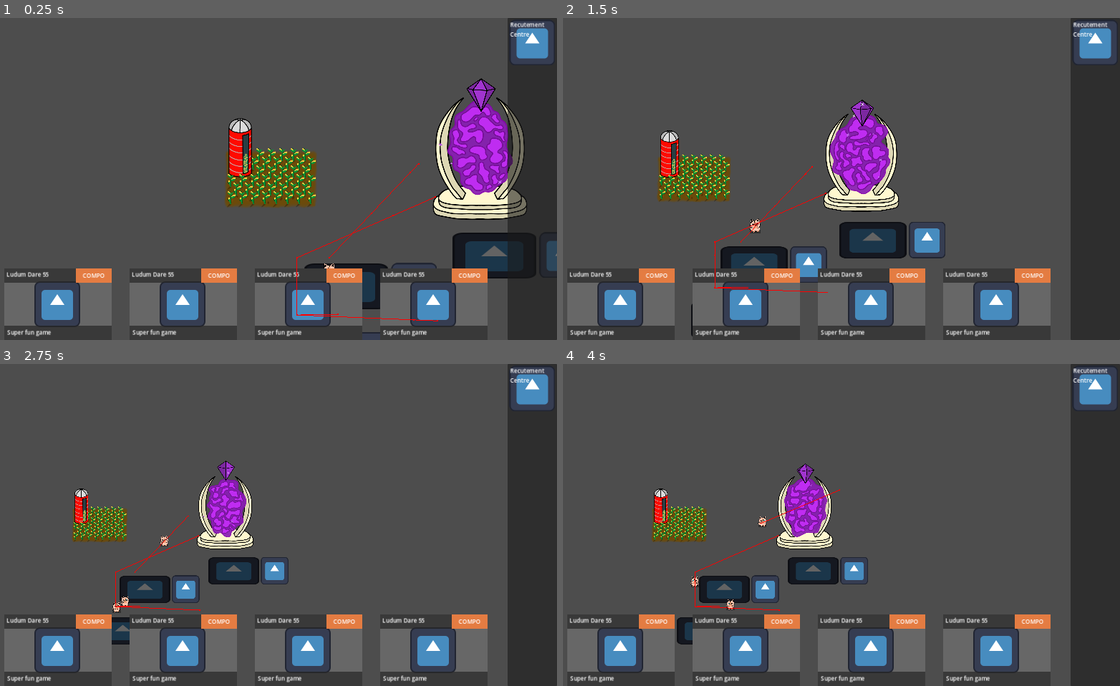
Above: before the commit, frames 1-4 (two rows, left to right).
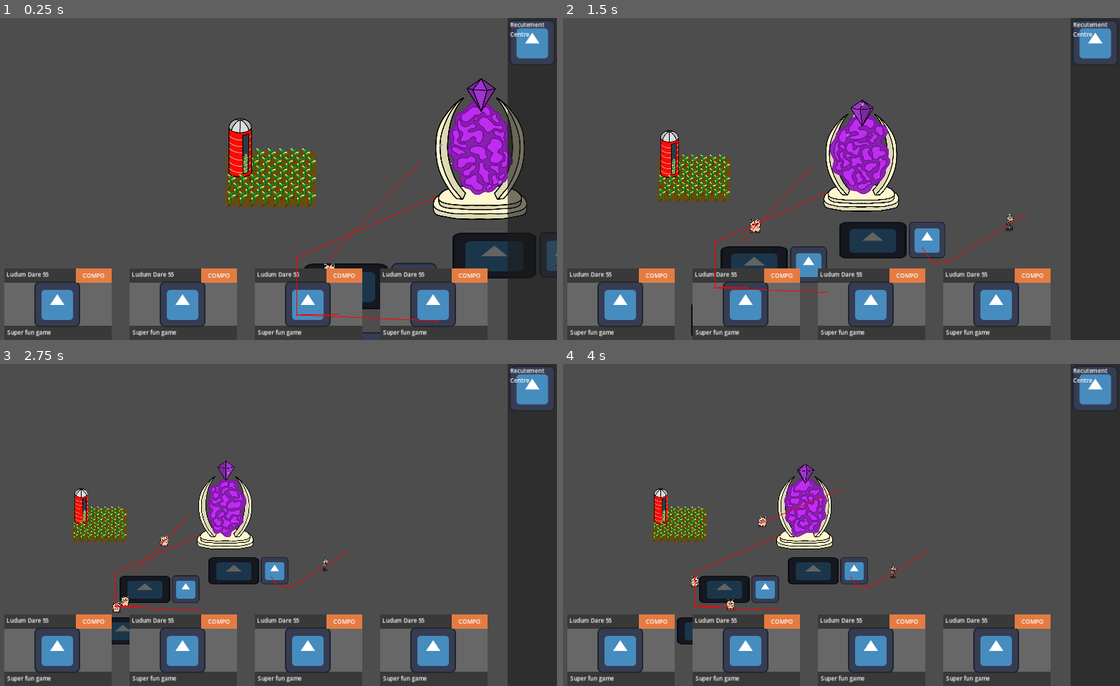
Above: after the commit, the same moments.

Repository: CiaranWoodward/LD55
Game: Godot game, scene res://Map/GameMap.tscn
The game is run twice, just before and just after one commit, with the same random seed, the same clock (stepped at 60 frames per second) and the same inputs. The engine's default icon, where the game draws it, is replaced by a stand-in: a white triangle on a blue panel in a dark square.
Inputs (mouse positions are in pixels of both pictures, inside the frame that each line leads up to):
- Up to frame 1 (0.25 s): no input
- Up to frame 2 (1.5 s): move the mouse to (958, 162) at 0.52 s; hold Right (ui_right) 0.53-1.25 s; hold Mouse wheel down (zoom_in) 0.53-1.25 s; click (958, 162) at 0.67 s; drag from (718, 195) to (796, 265) at 1.27 s
- Up to frame 3 (2.75 s): move the mouse to (328, 454) at 2.02 s; hold Right (ui_right) from 2.03 s (still down); hold Mouse wheel down (zoom_in) from 2.03 s (still down)
- Up to frame 4 (4 s): release Right (ui_right) at 2.75 s; release Mouse wheel down (zoom_in) at 2.75 s; drag from (802, 589) to (785, 512) at 2.77 s; move the mouse to (1003, 573) at 3.52 s; hold Left (ui_left) from 3.53 s (still down); hold Mouse wheel down (zoom_in) from 3.53 s (still down)

The runs differ from the first frame. In frame 1, less than 0.1% of the frame differs, in the area x 99-100%, y 76-78%; in frame 2, less than 0.1%, in the area x 64-84%, y 60-76%; in frame 3, less than 0.1%; in frame 4, less than 0.1%.

Commit message:
Make portal spit out Witches if you feed it grannies

Diff:
--- a/Buildings/EndGame.gd
+++ b/Buildings/EndGame.gd
@@ -37,7 +37,7 @@
 		_lerp_tween.kill()
 	_lerp_tween = create_tween()
 	_lerp_tween.tween_property(self, "_sticky_lerpval", 1.0, 0.2)
-	z_index = 10
+	z_index = 9
 
 func _release_from_screen():
 	if _lerp_tween:
--- a/Buildings/Portal.gd
+++ b/Buildings/Portal.gd
@@ -12,7 +12,20 @@
 func take_me(character: BaseCharacter, dropped=false) -> bool:
 	var tween = character.ghostify_to_oblivion($Graphic/OblivionPoint)
 	tween.tween_callback(func():
+		_exchange(character)
 		character.queue_free()
 		)
 	$Graphic/WibbleBase/WibbleBaseAction.play("Produce")
 	return true
+
+func _exchange(character: BaseCharacter):
+	var spawn
+	if character is Granny:
+		spawn = load("res://Characters/Witch.tscn").instantiate()
+	elif character is Sheep:
+		spawn = load("res://Characters/Demon.tscn").instantiate()
+	else:
+		return
+	Global.game_map.add_character(spawn)
+	spawn.global_position = $Graphic/SpawnPoint.global_position
+	spawn.jump_to($Graphic/RelayPoint.global_position, func():pass)
--- a/Buildings/Portal.tscn
+++ b/Buildings/Portal.tscn
@@ -718,6 +718,12 @@
 [node name="OblivionPoint" type="Marker2D" parent="Graphic"]
 position = Vector2(4, -178)
 
+[node name="SpawnPoint" type="Marker2D" parent="Graphic"]
+position = Vector2(-2, -28)
+
+[node name="RelayPoint" type="Marker2D" parent="Graphic"]
+position = Vector2(2, 204)
+
 [node name="BuildPrevention" type="Area2D" parent="."]
 collision_layer = 3
 
--- a/Characters/BaseCharacter.gd
+++ b/Characters/BaseCharacter.gd
@@ -173,7 +173,7 @@
 	assert(_picked_up)
 	_picked_up = false
 	collision_layer = _stashed_collision_layer
-	z_index = 10
+	z_index = 0
 	velocity = Vector2.ZERO
 	var building = Global.game_map.get_building_at_point(global_position)
 	_new_pickup_tween()
--- a/Map/GameMap.tscn
+++ b/Map/GameMap.tscn
@@ -10,6 +10,7 @@
 [ext_resource type="PackedScene" uid="uid://cqtw2u46g28co" path="res://Buildings/EndGame.tscn" id="6_5nybr"]
 [ext_resource type="Script" path="res://Map/PlayerCam.gd" id="6_5o6ap"]
 [ext_resource type="PackedScene" uid="uid://bl1l3pofspv41" path="res://Buildings/GrannyShack.tscn" id="7_vm5hl"]
+[ext_resource type="PackedScene" uid="uid://rana6ggydmfn" path="res://Characters/Granny.tscn" id="8_u3pgy"]
 [ext_resource type="PackedScene" uid="uid://c52obgi0jrhc1" path="res://Buildings/CornField.tscn" id="10_3752r"]
 
 [sub_resource type="NavigationPolygon" id="NavigationPolygon_imvrd"]
@@ -63,6 +64,9 @@
 [node name="GrannyShack" parent="NavigationRegion2D" instance=ExtResource("7_vm5hl")]
 position = Vector2(1064, 483)
 
+[node name="Granny" parent="NavigationRegion2D" instance=ExtResource("8_u3pgy")]
+position = Vector2(1159, 121)
+
 [node name="Hud" parent="." instance=ExtResource("3_o1tnc")]
 
 [node name="Cursor" parent="." instance=ExtResource("4_0ycld")]
Not shown: 1 places in Map/GameMap.tscn that only renumber resources
